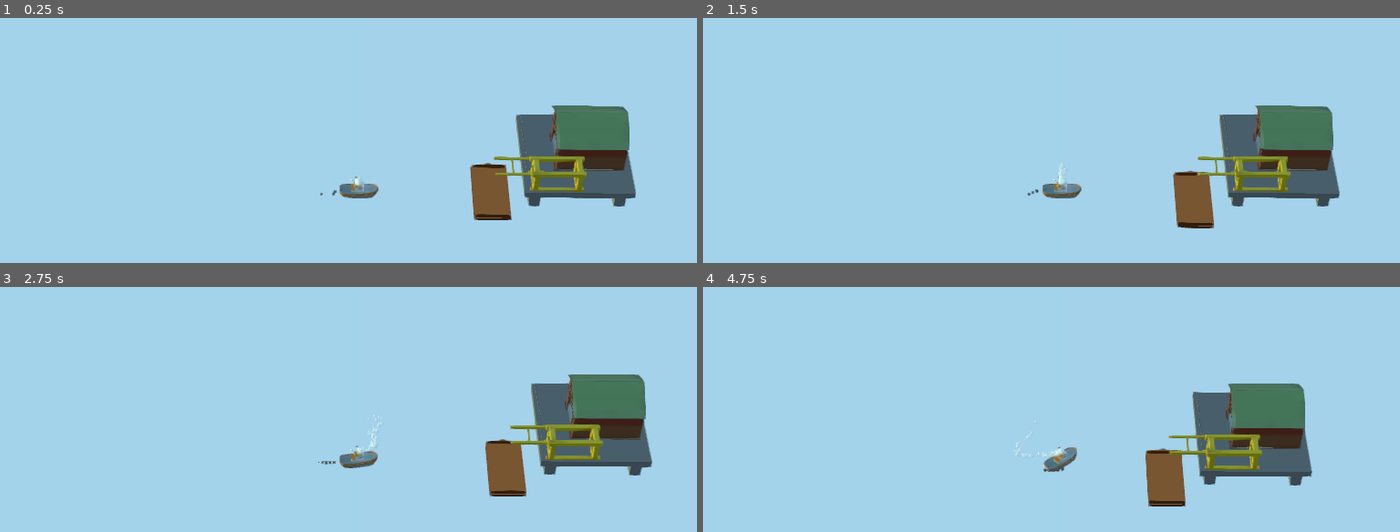
Above: before the commit, frames 1-4 (two rows, left to right).
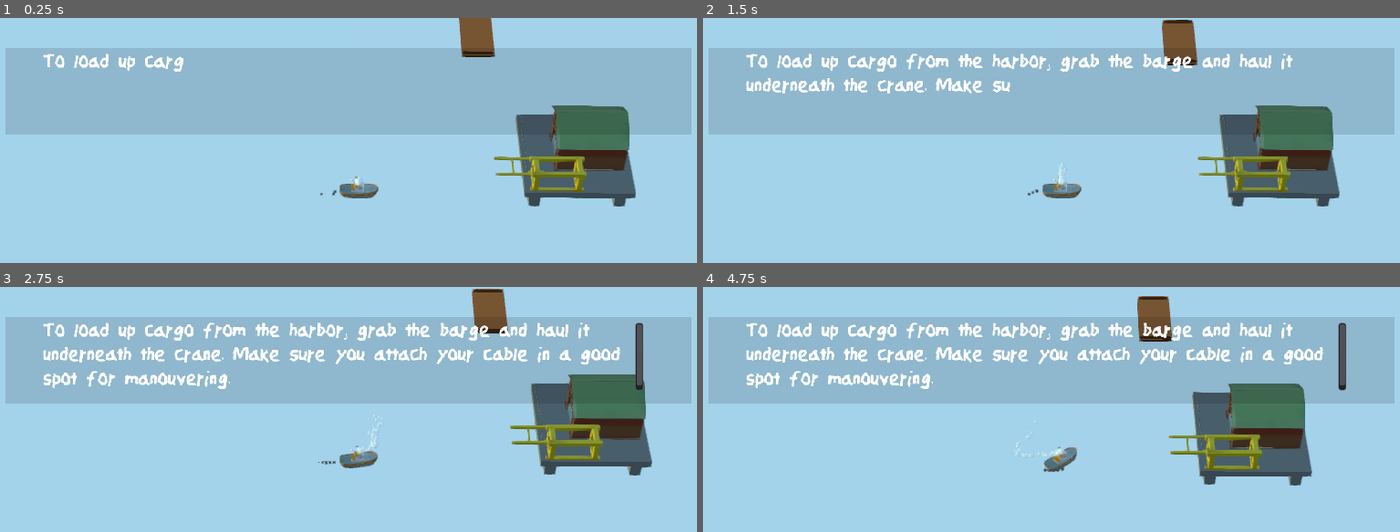
Above: after the commit, the same moments.

Repository: raczynskid/Tugboat
Game: Godot game, scene res://levels/2Tutorial.tscn
Same seed, same stepped clock (60 frames per second), same inputs: the game is played once before the commit and once after it. This scene is started directly instead of the project's main scene.
Inputs:
- Up to frame 1 (0.25 s): no input
- Up to frame 2 (1.5 s): tap Enter (ui_accept) at 0.5, 0.6, 0.77, 1.07, 1.35 s; hold Right (ui_right) 0.53-1.28 s; hold Down (ui_down) from 1.28 s (still down)
- Up to frame 3 (2.75 s): tap Enter (ui_accept) at 1.52, 1.82, 2.1 s; release Down (ui_down) at 2.03 s; hold Right (ui_right) from 2.03 s (still down)
- Up to frame 4 (4.75 s): release Right (ui_right) at 2.78 s; hold Up (ui_up) 2.78-3.53 s; tap Enter (ui_accept) at 2.85, 3.02, 3.32, 3.6, 3.77, 4.07, 4.35, 4.52 s; hold Left (ui_left) from 3.53 s (still down)

The runs differ from the first frame. In frame 1, 35% of the frame differs, in the area x 0-100%, y 0-83%; in frame 2, 34%; in frame 3, 34%; in frame 4, 35%.

Commit message:
first steps in tutorial level 2

Diff:
--- /dev/null
+++ b/levels/2Tutorial.gd
@@ -0,0 +1,23 @@
+extends Spatial
+
+onready var player = Global.Player
+
+onready var level_controls = get_node("Level")
+onready var ui_controls = get_node("Message")
+onready var current_stage = 1
+onready var messages = {
+						1 : "To load up cargo from the harbor, grab the barge and haul it underneath the crane. Make sure you attach your cable in a good spot for manouvering.",
+						2 : "Make sure you position the barge straight underneath the crane - wouldn't want to drop the cargo in the water!"
+						}
+
+func _ready():
+	ui_controls.visible = true
+	ui_controls.change_text(messages[1])
+
+func _physics_process(delta):
+	match current_stage:
+		1:
+			var chain = level_controls.get_node("Chain")
+			if chain.locked:
+				current_stage += 1
+				ui_controls.change_text(messages[2])
--- a/levels/2Tutorial.tscn
+++ b/levels/2Tutorial.tscn
@@ -1,16 +1,21 @@
-[gd_scene load_steps=4 format=2]
+[gd_scene load_steps=6 format=2]
 
 [ext_resource path="res://levels/LevelTemplate.tscn" type="PackedScene" id=1]
 [ext_resource path="res://player_objects/barge/Barge.tscn" type="PackedScene" id=2]
 [ext_resource path="res://world_objects/warehouse/WarehouseCargoDispenser.tscn" type="PackedScene" id=3]
+[ext_resource path="res://levels/2Tutorial.gd" type="Script" id=4]
+[ext_resource path="res://interfaces/message.tscn" type="PackedScene" id=5]
 
 [node name="EnvironmentTutorial" type="Spatial"]
+script = ExtResource( 4 )
 
 [node name="Level" parent="." instance=ExtResource( 1 )]
 transform = Transform( 1, 0, 0, 0, 1, 0, 0, 0, 1, 0.0251255, 0, -0.026391 )
 
+[node name="Message" parent="." instance=ExtResource( 5 )]
+
 [node name="Barge" parent="." instance=ExtResource( 2 )]
-transform = Transform( 1, 0, 0, 0, 1, 0, 0, 0, 1, 1.27681, 3.81797, -14.435 )
+transform = Transform( 1, 0, 0, 0, 1, 0, 0, 0, 1, -26.1343, 3.81797, -14.435 )
 
 [node name="WarehouseDispenser" parent="." instance=ExtResource( 3 )]
 transform = Transform( 1, 0, 0, 0, 1, 0, 0, 0, 1, 0, 5.48927, -19.532 )
